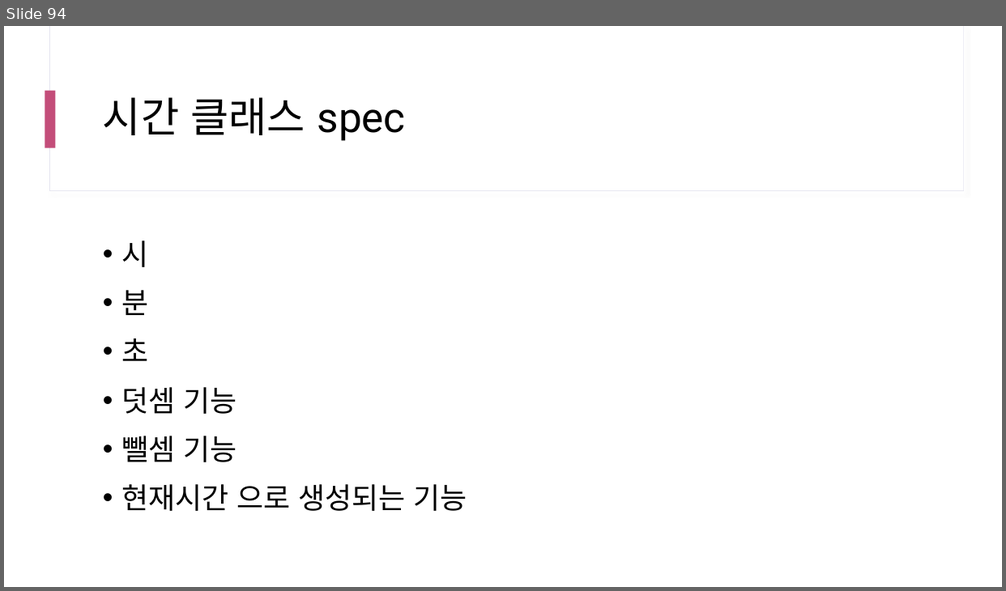
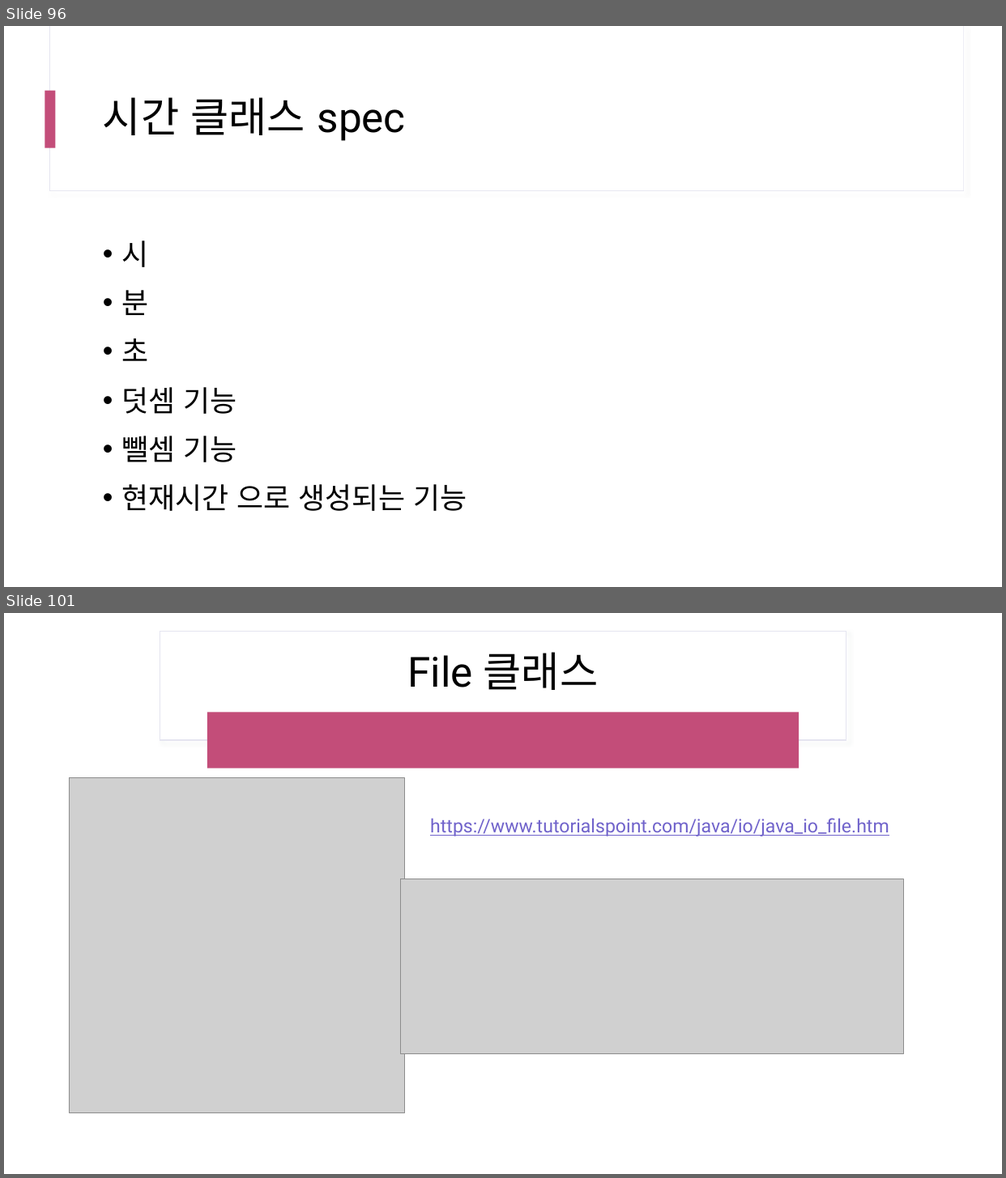
Before and after one commit to yhs0602/SPLIT_lecture_examples, a slide deck: docs/SPLIT 17차 Java.pptx. Shown one above the other, each under a label of ours: slide 94 before the commit, slides 96 and 101 after it; the slides between them are not shown. The pictures are 1006x591 and 1006x1178 pixels, drawn with LibreOffice and Linux fonts; fonts in the diff are those of the drawing; grey boxes stand for pictures. Boxes give left, top, right and bottom in pixels: in the first picture for what was removed or moved away, otherwise in the second. Text is boxed around its words. In the diff, an @@ line names an element or a change of style, - is before the commit and + after.

```diff
--- a/docs/SPLIT 17차 Java.pptx
+++ b/docs/SPLIT 17차 Java.pptx
@@ slide 101 added at (4, 613, 1002, 1174), background #FFFFFF; not listed: 2 template elements that a slide beside it also shows @@
@@ rectangle added at (4, 613, 1002, 1174), fill #FFFFFF @@
@@ rectangle added at (160, 631, 846, 740), fill #FFFFFF, outline #E5E5F0 1 pt @@
@@ title added at (408, 652, 599, 690), 40 pt, text #000000 @@
+File 클래스
@@ rounded rectangle added at (207, 712, 799, 768), fill #C34D79 @@
@@ picture added at (69, 777, 404, 1113) @@
@@ text added at (430, 818, 889, 837), 18 pt, text #7063CB, underline @@
+https://www.tutorialspoint.com/java/io/java_io_file.htm
@@ picture added at (401, 879, 904, 1054) @@
@@ what was slide 94 is now slide 96 @@
```
Also in this commit, not shown: 2 slides changed, 13 other slides added.
